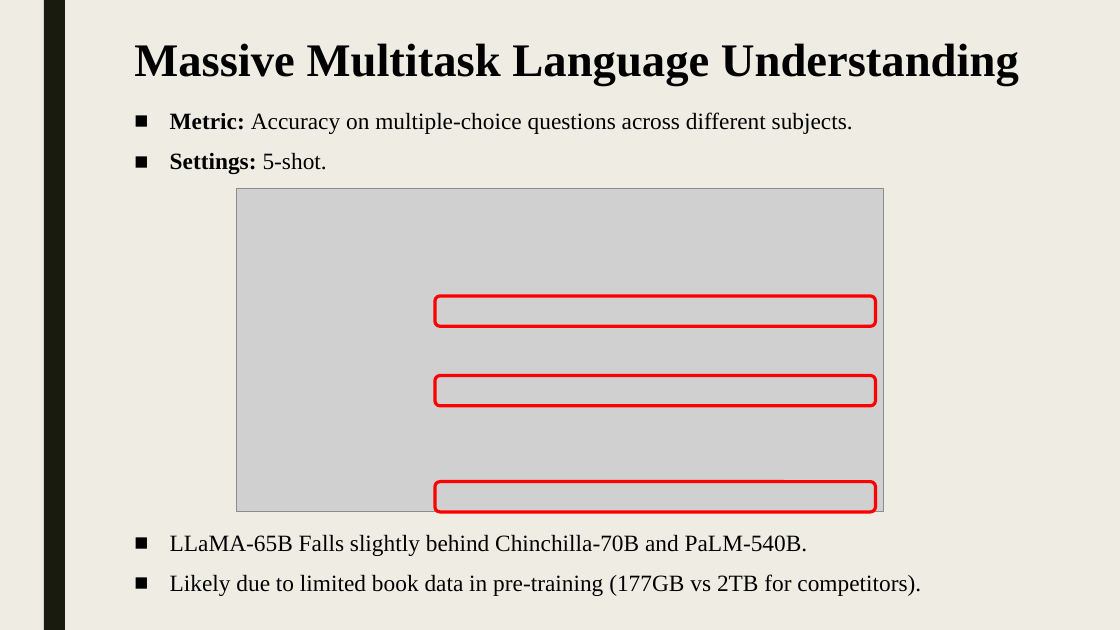
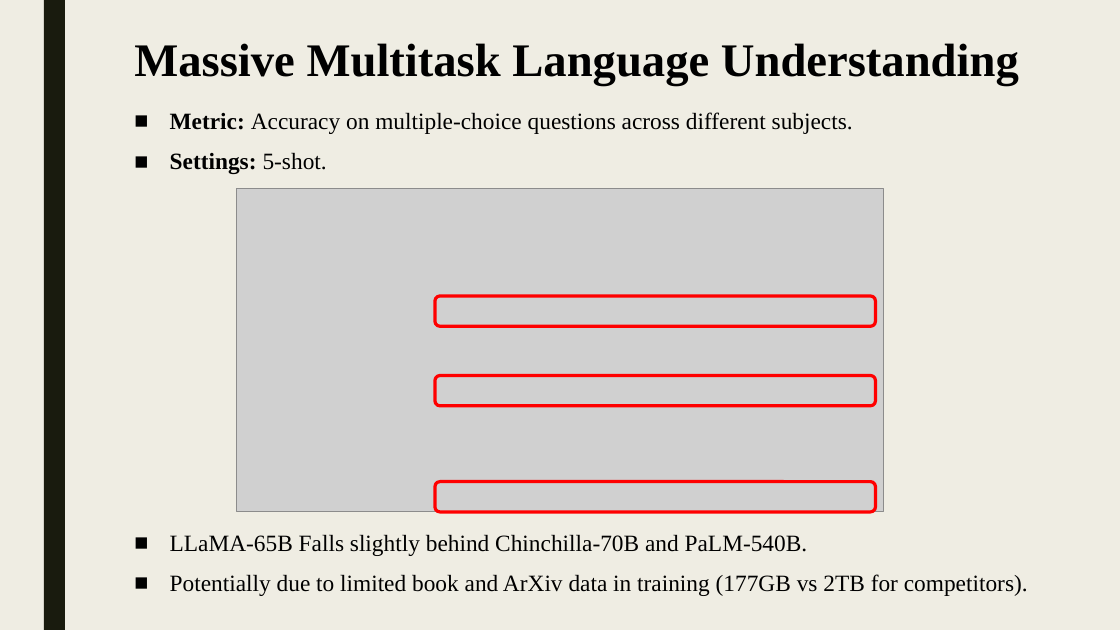
Before and after one commit to shlomi1993/llm-from-scratch, a slide deck: slide 15 of presentation/Lecture Slides.pptx. Drawn at 1120x630 pixels with LibreOffice and Linux fonts; fonts in the diff are those of the drawing; grey boxes stand for pictures. Boxes give left, top, right and bottom in pixels: in the first picture for what was removed or moved away, otherwise in the second. Text is boxed around its words. In the diff, an @@ line names an element or a change of style, - is before the commit and + after.

```diff
--- a/presentation/Lecture Slides.pptx
+++ b/presentation/Lecture Slides.pptx
@@ text at [170,574,1028,596]: text changed @@
-■ Likely due to limited book data in pre-training (177GB vs 2TB for competitors).
+■ Potentially due to limited book and ArXiv data in training (177GB vs 2TB for competitors).
```
Also in this commit, not shown: 6 other slides changed, 1 other file.
